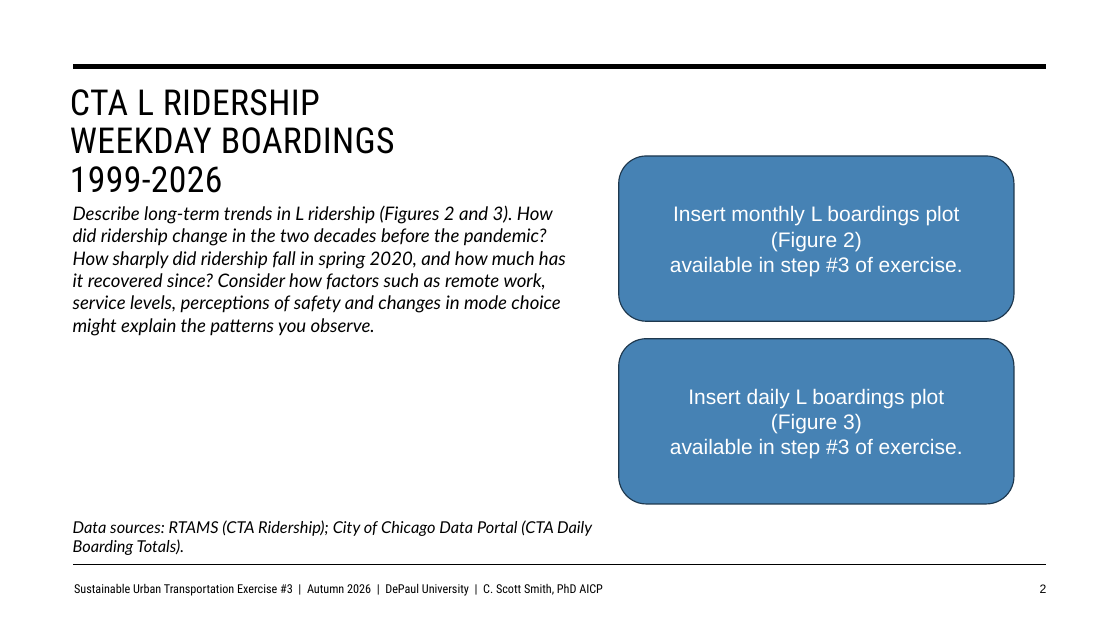
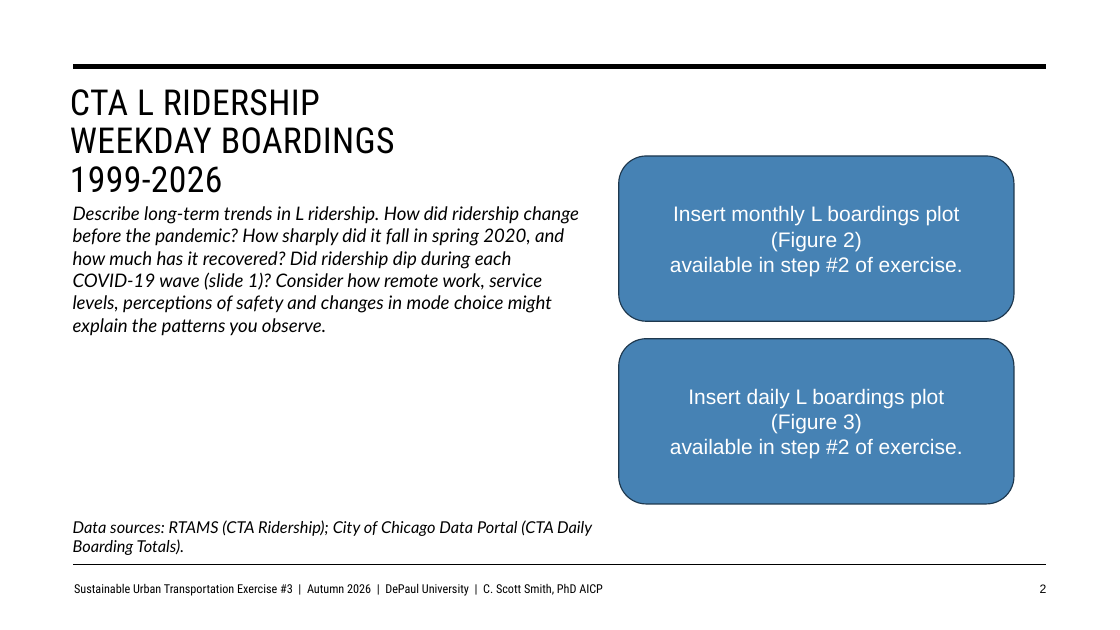
Before and after one commit to justenvirons/pedagogy, a slide deck: slide 2 of 2027/GEO330_Fall_Quarter/exercises/Exercise_03/slides/Exercise03_Template.pptx. Drawn at 1120x630 pixels with LibreOffice and Linux fonts; fonts in the diff are those of the drawing. Boxes give left, top, right and bottom in pixels: in the first picture for what was removed or moved away, otherwise in the second. Text is boxed around its words. In the diff, an @@ line names an element or a change of style, - is before the commit and + after.

```diff
--- a/2027/GEO330_Fall_Quarter/exercises/Exercise_03/slides/Exercise03_Template.pptx
+++ b/2027/GEO330_Fall_Quarter/exercises/Exercise_03/slides/Exercise03_Template.pptx
@@ text at (73, 206, 579, 336): text changed @@
-Describe long-term trends in L ridership (Figures 2 and 3). How did ridership change in the two decades before the pandemic? How sharply did ridership fall in spring 2020, and how much has it recovered since? Consider how factors such as remote work, service levels, perceptions of safety and changes in mode choice might explain the patterns you observe.
+Describe long-term trends in L ridership. How did ridership change before the pandemic? How sharply did it fall in spring 2020, and how much has it recovered? Did ridership dip during each COVID-19 wave (slide 1)? Consider how remote work, service levels, perceptions of safety and changes in mode choice might explain the patterns you observe.
@@ text in rounded rectangle at (670, 206, 963, 276): text changed @@
-Insert monthly L boardings plot
-(Figure 2)
-available in step #3 of exercise.
+Insert monthly L boardings plot
+(Figure 2)
+available in step #2 of exercise.
@@ text in rounded rectangle at (670, 389, 963, 459): text changed @@
-Insert daily L boardings plot
-(Figure 3)
-available in step #3 of exercise.
+Insert daily L boardings plot
+(Figure 3)
+available in step #2 of exercise.
```
Also in this commit, not shown: 5 other slides changed, 2 slides added, 3 other files.
